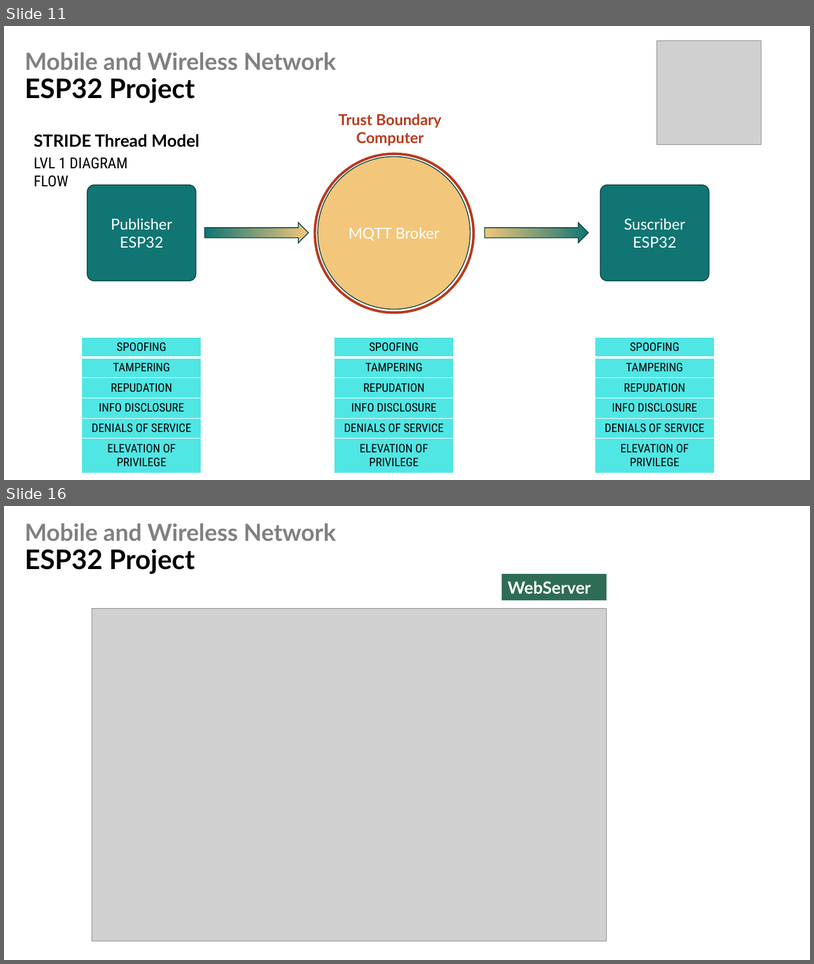
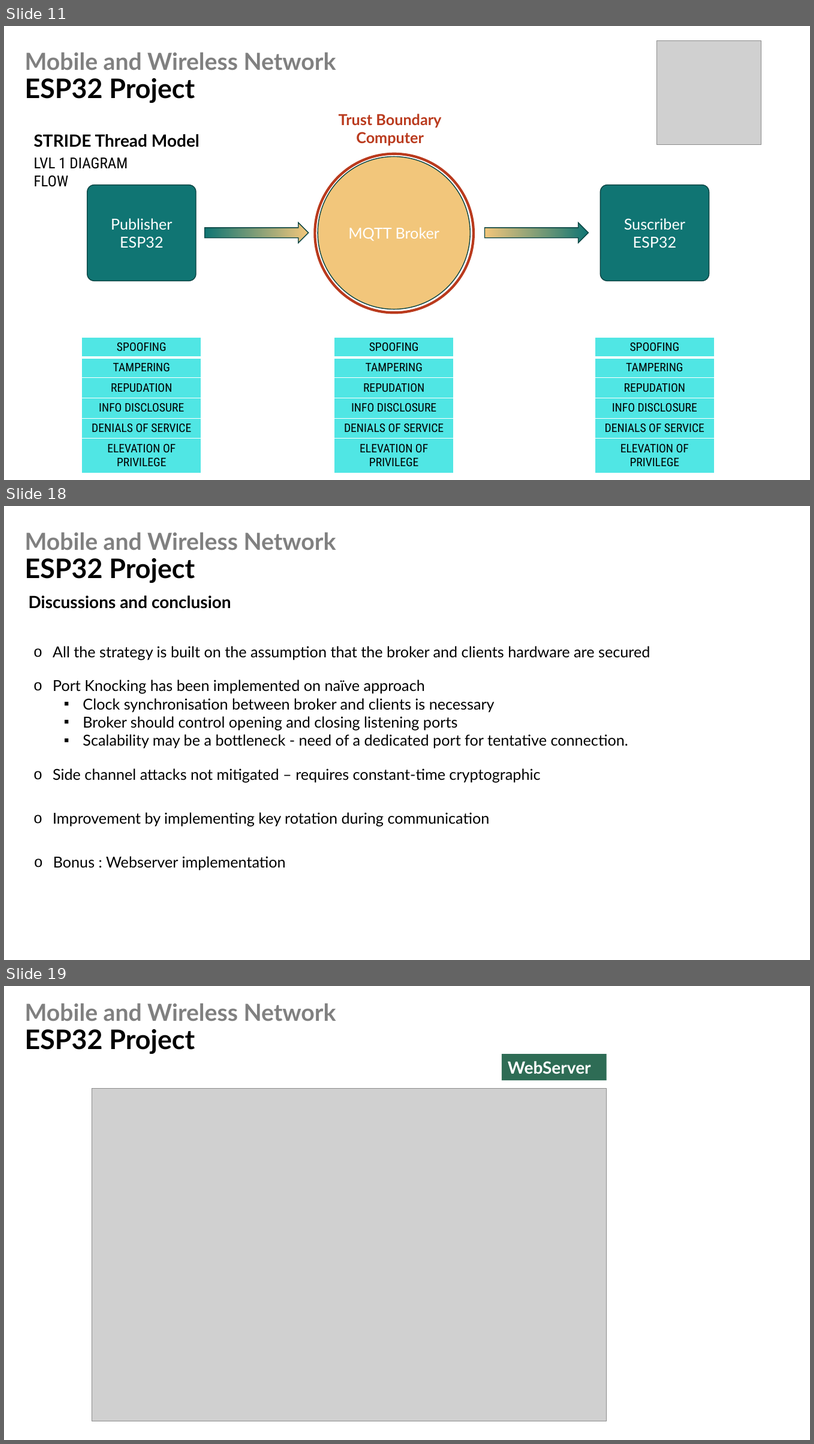
Before and after one commit to CedricS789/ELEC-H423---IoT-Project, a slide deck: Presentation/Presentation_Group12.pptx. Shown one above the other, each under a label of ours: slides 11 and 16 before the commit, slides 11, 18 and 19 after it; the slides between them are not shown. The pictures are 814x964 and 814x1444 pixels, drawn with LibreOffice and Linux fonts; fonts in the diff are those of the drawing; grey boxes stand for pictures. Boxes give left, top, right and bottom in pixels: in the first picture for what was removed or moved away, otherwise in the second. Text is boxed around its words. In the diff, an @@ line names an element or a change of style, - is before the commit and + after.

```diff
--- a/Presentation/Presentation_Group12.pptx
+++ b/Presentation/Presentation_Group12.pptx
@@ slide 18 added at (x1=4, y1=506, x2=810, y2=960), background #FFFFFF @@
@@ title added at (x1=25, y1=532, x2=336, y2=583), 28 pt, text #808080, bold @@
+Mobile and Wireless Network
+ESP32 Project
@@ text added at (x1=29, y1=595, x2=231, y2=609), 20 pt, text #000000, bold @@
+Discussions and conclusion
@@ text added at (x1=53, y1=646, x2=650, y2=660), 18 pt, text #000000 @@
+o All the strategy is built on the assumption that the broker and clients hardware are secured
@@ text added at (x1=53, y1=679, x2=629, y2=748), 18 pt, text #000000 @@
+o Port Knocking has been implemented on naïve approach
+  ▪ Clock synchronisation between broker and clients is necessary
+  ▪ Broker should control opening and closing listening ports
+  ▪ Scalability may be a bottleneck - need of a dedicated port for tentative connection.
@@ text added at (x1=53, y1=768, x2=540, y2=783), 18 pt, text #000000 @@
+o Side channel attacks not mitigated – requires constant-time cryptographic
@@ text added at (x1=53, y1=812, x2=490, y2=826), 18 pt, text #000000 @@
+o Improvement by implementing key rotation during communication
@@ text added at (x1=53, y1=856, x2=286, y2=870), 18 pt, text #000000 @@
+o Bonus : Webserver implementation
@@ what was slide 16 is now slide 19 @@
```
Also in this commit, not shown: 3 slides changed, 4 other slides added, 1 slide removed.
